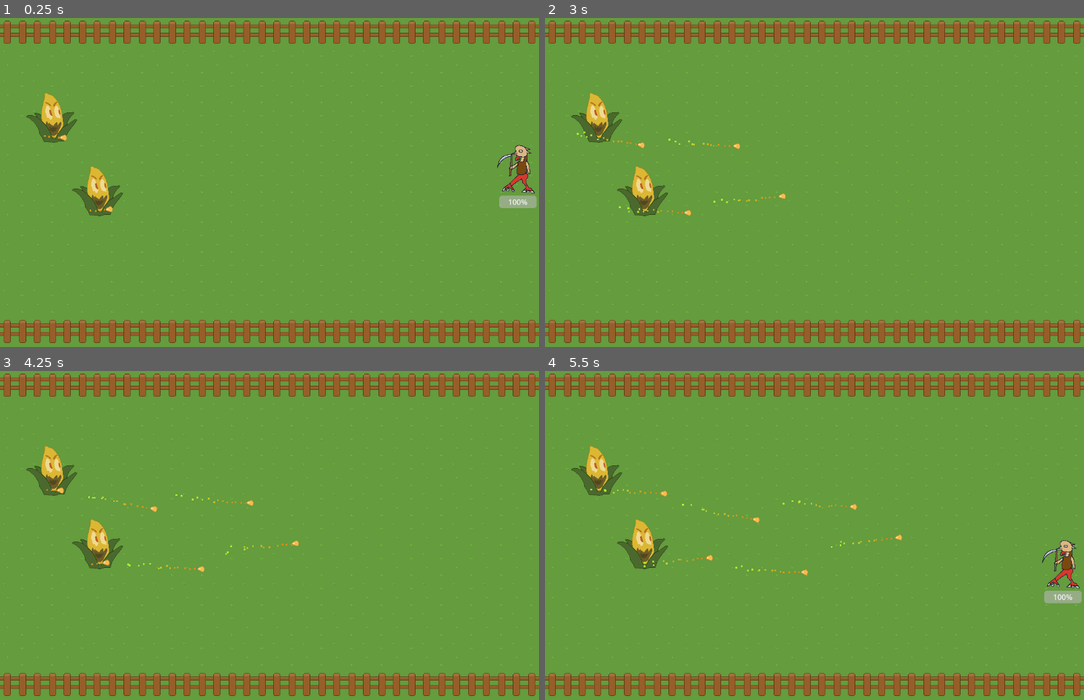
Above: before the commit, frames 1-4 (two rows, left to right).
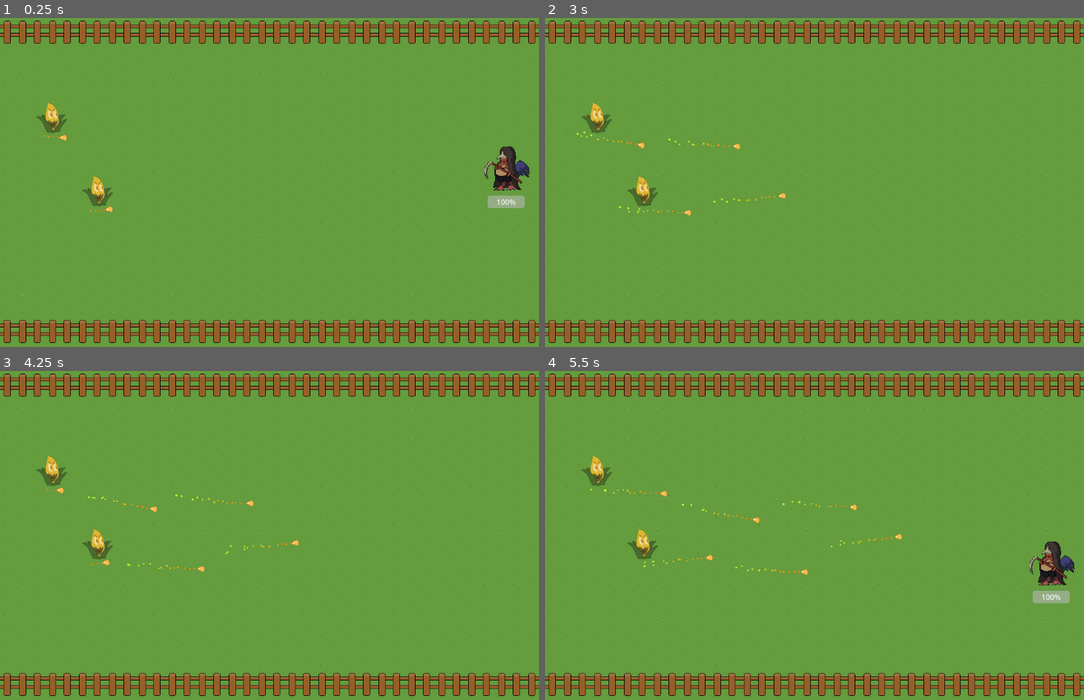
Above: after the commit, the same moments.

Repository: DevFTB/LD52
Game: Godot game, scene res://Scenes/arena.tscn
Same seed, same stepped clock (60 frames per second), same inputs: the game is played once before the commit and once after it.
Inputs:
- Up to frame 1 (0.25 s): no input
- Up to frame 2 (3 s): tap Enter at 0.5, 2.75 s; hold D (move_right) 0.53-1.28 s; hold S (move_down) 1.28-2.03 s; tap Space (skill) at 2 s; hold D (move_right) 2.03-2.78 s; hold W (move_up) from 2.78 s (still down)
- Up to frame 3 (4.25 s): release W (move_up) at 3.53 s; hold A (move_left) from 3.53 s (still down)
- Up to frame 4 (5.5 s): release A (move_left) at 5.03 s; hold S (move_down) from 5.03 s (still down)

The runs differ from the first frame. In frame 1, 4.9% of the frame differs, in the area x 0-100%, y 0-99%; in frame 2, 3.9%; in frame 3, 3.9%; in frame 4, 5.0%.

Commit message:
added cleave and better grim c sprite

Diff:
--- a/Enemy/enemy.tscn
+++ b/Enemy/enemy.tscn
@@ -31,8 +31,8 @@
 outline_color = Color(0, 0, 0, 1)
 
 [sub_resource type="CapsuleShape2D" id="CapsuleShape2D_61i3l"]
-radius = 24.0
-height = 112.0
+radius = 18.0
+height = 78.0
 
 [node name="Enemy" type="Node2D" groups=["enemy"]]
 script = ExtResource("1_hiw8e")
@@ -47,6 +47,7 @@
 material = ExtResource("2_k8iw2")
 use_parent_material = true
 position = Vector2(-2, -41)
+scale = Vector2(0.6, 0.6)
 frames = SubResource("SpriteFrames_0ihq0")
 animation = &"alive"
 
--- a/Player/Abilities/cleave.tscn
+++ b/Player/Abilities/cleave.tscn
@@ -1,21 +1,56 @@
-[gd_scene load_steps=3 format=3 uid="uid://bl6446wxowdpo"]
+[gd_scene load_steps=10 format=3 uid="uid://bq32vdiv30t2u"]
 
 [ext_resource type="Script" path="res://Scenes/AoEAttack.gd" id="1_dc3g1"]
-[ext_resource type="Texture2D" uid="uid://dwbfw7t1ml3m5" path="res://Player/cleave.png" id="2_hxckn"]
+[ext_resource type="Texture2D" uid="uid://dwbfw7t1ml3m5" path="res://Player/Abilities/cleave.png" id="2_yxpoh"]
+
+[sub_resource type="AtlasTexture" id="AtlasTexture_pv2ya"]
+atlas = ExtResource("2_yxpoh")
+region = Rect2(0, 0, 128, 128)
+
+[sub_resource type="AtlasTexture" id="AtlasTexture_aqn01"]
+atlas = ExtResource("2_yxpoh")
+region = Rect2(128, 0, 128, 128)
+
+[sub_resource type="AtlasTexture" id="AtlasTexture_mqsyv"]
+atlas = ExtResource("2_yxpoh")
+region = Rect2(256, 0, 128, 128)
+
+[sub_resource type="AtlasTexture" id="AtlasTexture_jx6e7"]
+atlas = ExtResource("2_yxpoh")
+region = Rect2(384, 0, 128, 128)
+
+[sub_resource type="AtlasTexture" id="AtlasTexture_42d73"]
+atlas = ExtResource("2_yxpoh")
+region = Rect2(512, 0, 128, 128)
+
+[sub_resource type="AtlasTexture" id="AtlasTexture_5h0j0"]
+atlas = ExtResource("2_yxpoh")
+region = Rect2(640, 0, 128, 128)
+
+[sub_resource type="SpriteFrames" id="SpriteFrames_ie1fe"]
+animations = [{
+"frames": [SubResource("AtlasTexture_pv2ya"), SubResource("AtlasTexture_aqn01"), SubResource("AtlasTexture_mqsyv"), SubResource("AtlasTexture_jx6e7"), SubResource("AtlasTexture_42d73"), SubResource("AtlasTexture_5h0j0")],
+"loop": true,
+"name": &"default",
+"speed": 18.0
+}]
 
 [node name="Cleave" type="Node2D"]
 script = ExtResource("1_dc3g1")
-duration = 0.18
+duration = 0.33
 
-[node name="Cleave" type="Sprite2D" parent="."]
-scale = Vector2(1.8, 1.8)
-texture = ExtResource("2_hxckn")
+[node name="Cleave" type="AnimatedSprite2D" parent="."]
+texture_filter = 1
+scale = Vector2(1.2, 1.2)
+frames = SubResource("SpriteFrames_ie1fe")
+playing = true
 
 [node name="Area2D" type="Area2D" parent="."]
 collision_layer = 4
 collision_mask = 8
 
 [node name="CollisionPolygon2D" type="CollisionPolygon2D" parent="Area2D"]
-polygon = PackedVector2Array(-5, -8, 4, -52, 47, -89, -14, -71, -45, -43, -61, -6, -52, 39, -20, 83, 36, 103, -10, 30)
+position = Vector2(7, -2)
+polygon = PackedVector2Array(-7, 1, 7, -23, 32, -61, 2, -52, -18, -37, -35, -4, -31, 36, -12, 57, 23, 70, 3, 35)
 
 [connection signal="area_entered" from="Area2D" to="." method="_on_area_2d_area_entered"]
--- a/Scenes/arena.tscn
+++ b/Scenes/arena.tscn
@@ -21,7 +21,7 @@
 
 [sub_resource type="CapsuleShape2D" id="CapsuleShape2D_61i3l"]
 radius = 24.0
-height = 112.0
+height = 72.0
 
 [node name="Arena" type="Node2D"]
 
@@ -39,15 +39,24 @@
 layer_1/z_index = 0
 layer_1/tile_data = PackedInt32Array(17, 1, 1, 0, 1, 1, 16, 1, 1, 15, 1, 1, 14, 1, 1, 13, 1, 1, 12, 1, 1, 11, 1, 1, 10, …(339 unchanged characters)…
 
+[node name="Enemy" parent="." instance=ExtResource("2_m1pyp")]
+position = Vector2(211, 412)
+
+[node name="Enemy2" parent="." instance=ExtResource("2_m1pyp")]
+position = Vector2(113, 255)
+
 [node name="GrimCheaper" type="Node2D" parent="." groups=["player"]]
-position = Vector2(1110, 321)
+texture_filter = 1
+position = Vector2(1085, 321)
 script = ExtResource("2_d8hb5")
 movement_speed = 200.0
 
 [node name="Sprite" type="Sprite2D" parent="GrimCheaper"]
 material = ExtResource("6_cb21j")
 use_parent_material = true
+scale = Vector2(0.8, 0.8)
 texture = ExtResource("2_ixflb")
+flip_h = true
 
 [node name="CharacterGUI" type="Control" parent="GrimCheaper"]
 layout_mode = 3
@@ -86,12 +95,6 @@
 [node name="FlashOnHit" type="Node" parent="GrimCheaper"]
 script = ExtResource("6_k8gt7")
 
-[node name="Enemy" parent="." instance=ExtResource("2_m1pyp")]
-position = Vector2(211, 412)
-
-[node name="Enemy2" parent="." instance=ExtResource("2_m1pyp")]
-position = Vector2(113, 255)
-
 [connection signal="health_changed" from="GrimCheaper" to="GrimCheaper/CharacterGUI" method="_on_health_changed"]
 [connection signal="health_changed" from="GrimCheaper" to="GrimCheaper/FlashOnHit" method="_on_health_changed"]
 [connection signal="stats_changed" from="GrimCheaper" to="GrimCheaper/CharacterGUI" method="_on_grim_cheaper_stats_changed"]
Not shown: 1 places in Enemy/enemy.tscn that only renumber resources
Binary file changed: Level/level.png
Not shown, changed: Level/level.png.import
Binary file added: Player/Abilities/cleave.png
Not shown, changed: Player/Abilities/cleave.png.import
Binary file removed: Player/cleave.png
Binary file changed: Player/grim_cheaper.png
Not shown: 1 places in Scenes/arena.tscn that only renumber resources
